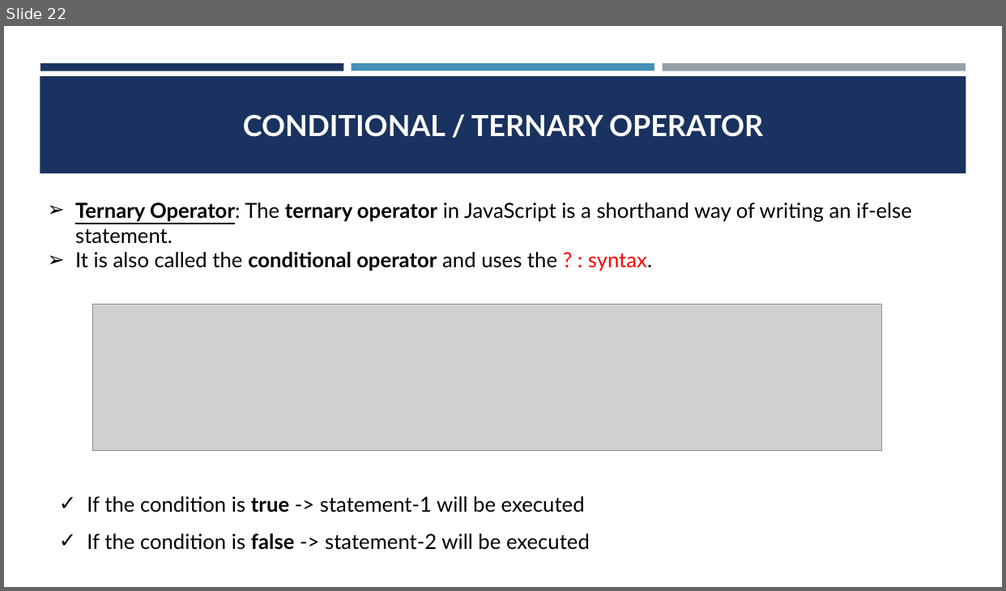
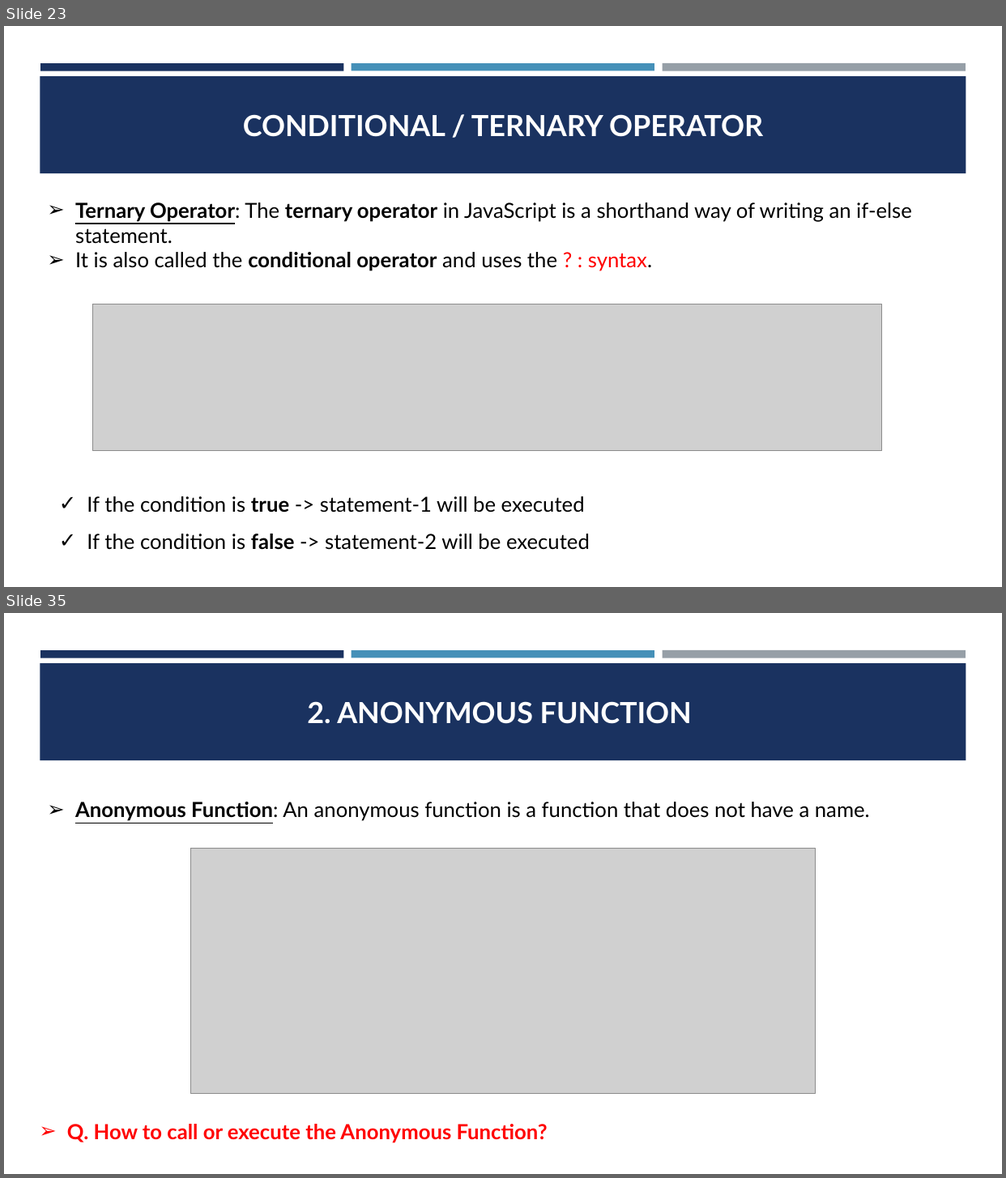
Before and after one commit to CodeCrafterRohit/PEC-Training, a slide deck: JAVASCRIPT/JAVASCRIPT PPT.pptx. Shown one above the other, each under a label of ours: slide 22 before the commit, slides 23 and 35 after it; the slides between them are not shown. The pictures are 1006x591 and 1006x1178 pixels, drawn with LibreOffice and Linux fonts; fonts in the diff are those of the drawing; grey boxes stand for pictures. Boxes give left, top, right and bottom in pixels: in the first picture for what was removed or moved away, otherwise in the second. Text is boxed around its words. In the diff, an @@ line names an element or a change of style, - is before the commit and + after.

```diff
--- a/JAVASCRIPT/JAVASCRIPT PPT.pptx
+++ b/JAVASCRIPT/JAVASCRIPT PPT.pptx
@@ slide 35 added at box(4, 613, 1002, 1174), background #FFFFFF; not listed: 4 template elements that a slide beside it also shows @@
@@ title added at box(307, 701, 692, 724), 28 pt, text #FFFFFF, bold @@
+2. ANONYMOUS FUNCTION
@@ text added at box(75, 802, 870, 821), 20 pt, text #000000 @@
+➢ Anonymous Function: An anonymous function is a function that does not have a name.
@@ picture added at box(191, 849, 815, 1093) @@
@@ text added at box(67, 1124, 548, 1144), 20 pt, text #FF0000, bold @@
+➢ Q. How to call or execute the Anonymous Function?
@@ what was slide 22 is now slide 23 @@
```
Also in this commit, not shown: 1 slide changed, 16 other slides added, 14 other files.
